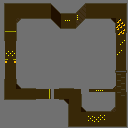
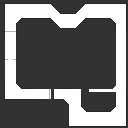
The second w=128, h=128 image is a revision of the first. Changes to its layers:
showed "Track", painted on it over [0, 0, 128, 128]
hid "Ref" over [0, 0, 128, 128]
